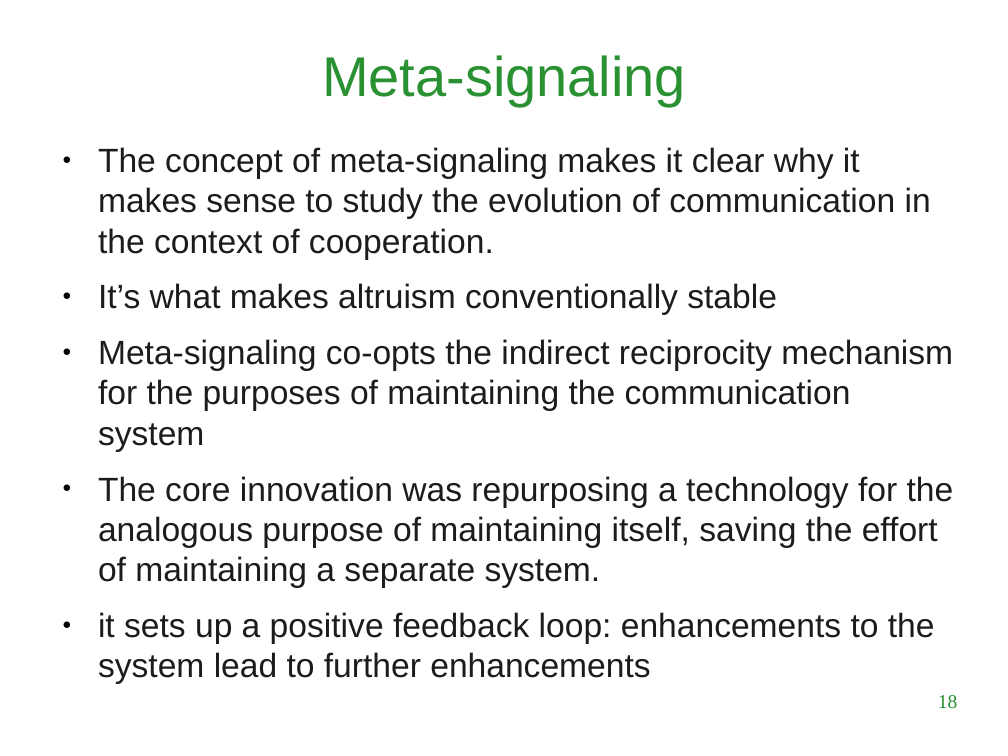
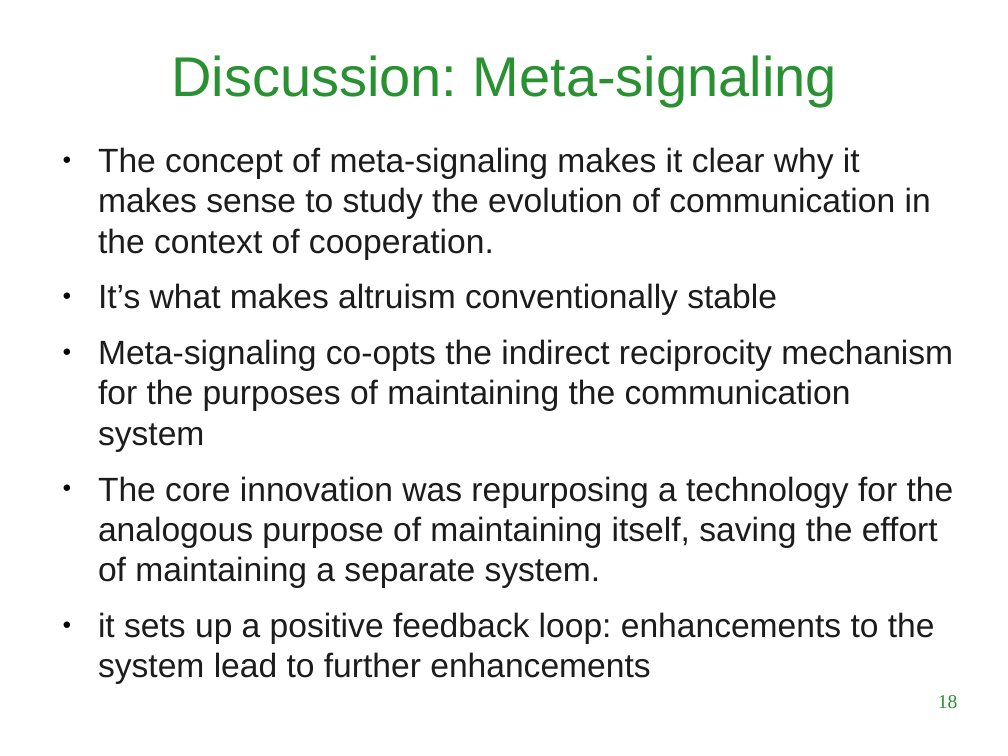
Before and after one commit to LuigiBrosNin/UNI, a slide deck: slide 18 of Master first year/Complex systems and network science/Tit_for_tatting_presentation.odp. Drawn at 1008x756 pixels with LibreOffice and Linux fonts; fonts in the diff are those of the drawing; background and template pictures are left out. Boxes give left, top, right and bottom in pixels: in the first picture for what was removed or moved away, otherwise in the second. Text is boxed around its words. In the diff, an @@ line names an element or a change of style, - is before the commit and + after.

```diff
--- a/Master first year/Complex systems and network science/Tit_for_tatting_presentation.odp
+++ b/Master first year/Complex systems and network science/Tit_for_tatting_presentation.odp
@@ title at (171,55,837,106): text changed @@
-Meta-signaling
+Discussion: Meta-signaling
```
Also in this commit, not shown: 2 other slides changed, 3 slides added, 2 slides removed, 1 other file.
